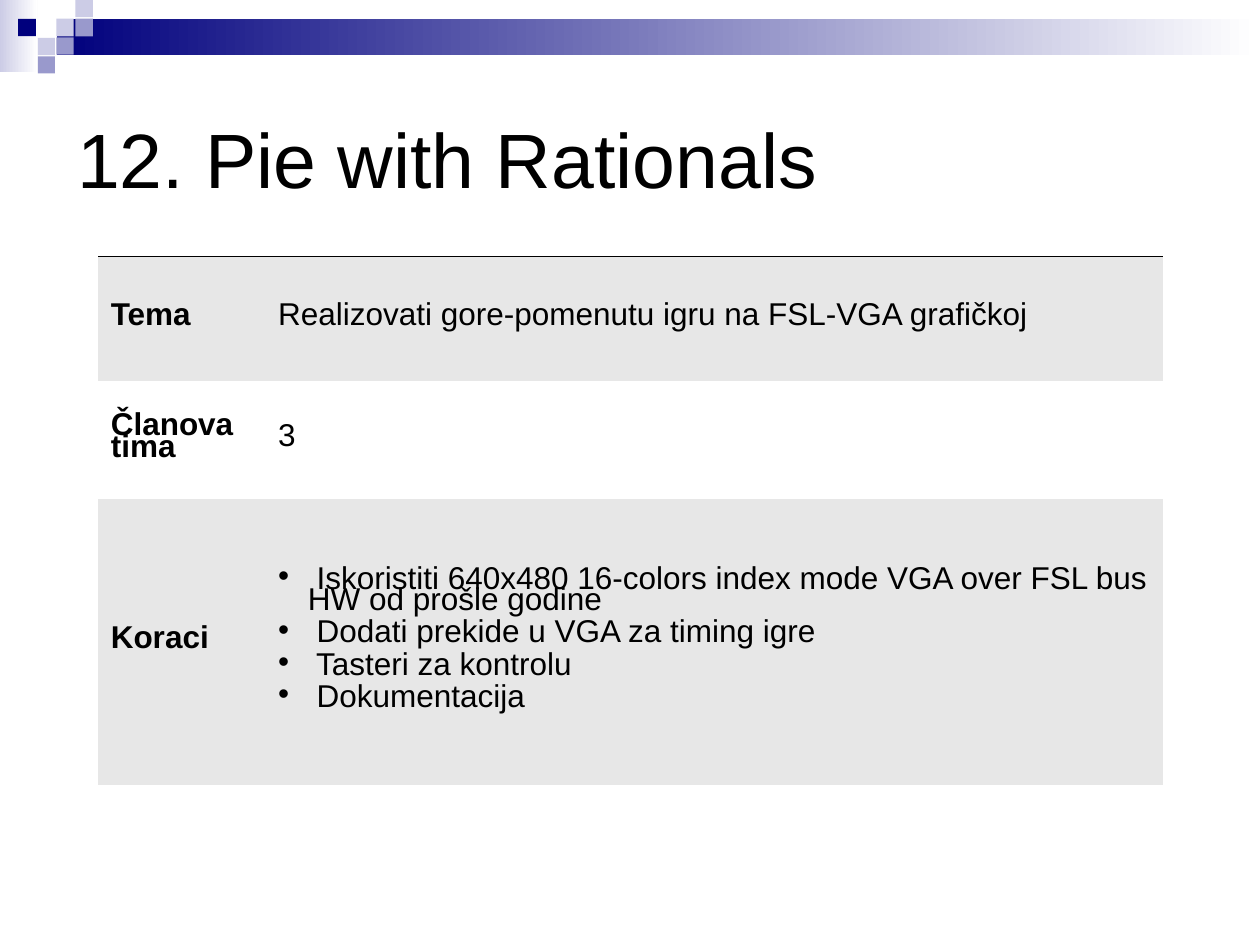
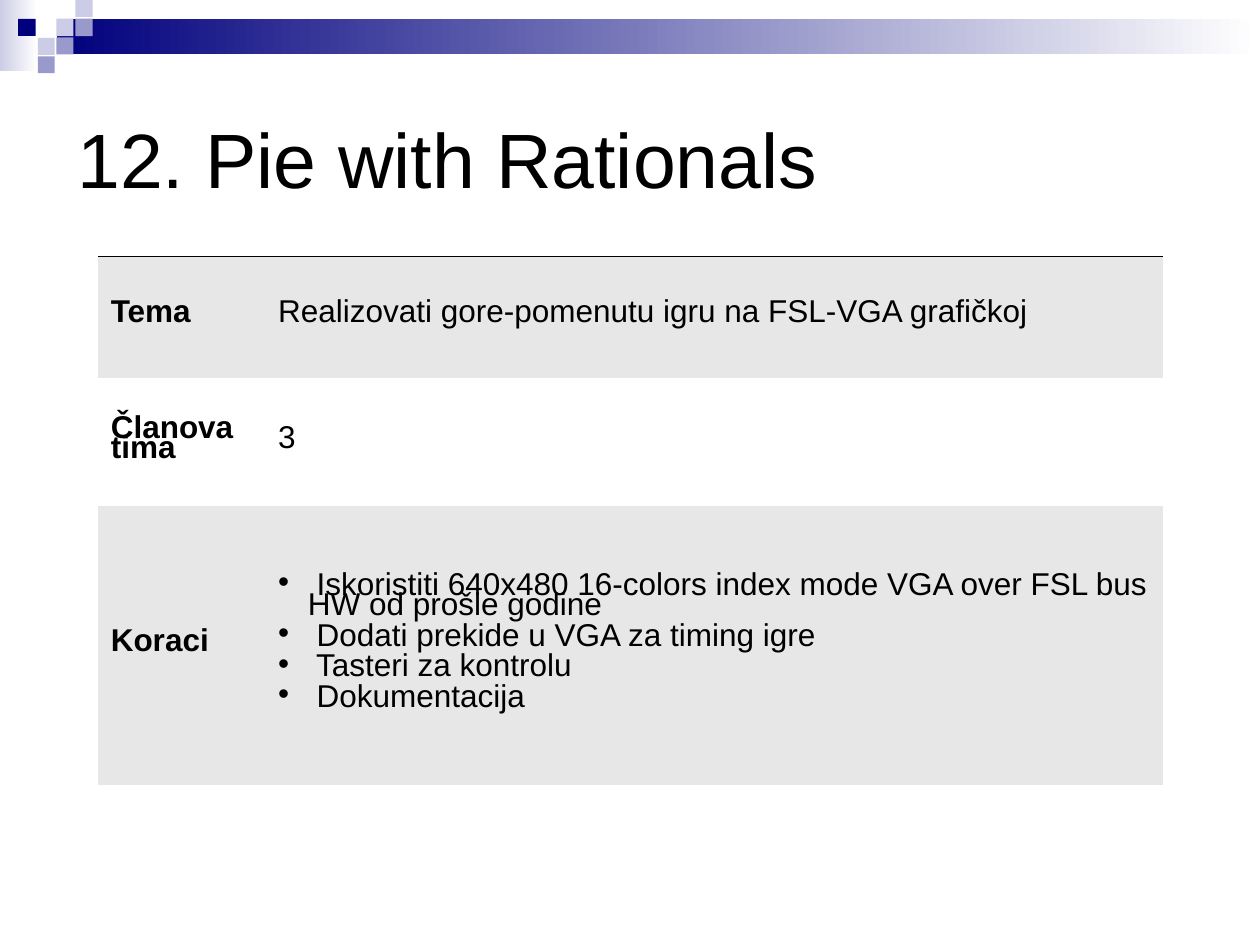
Before and after one commit to stefankoncarevic/projects_2018, a slide deck: slide 14 of LPRS2_projekti.ppt. Drawn at 1260x945 pixels with LibreOffice and Linux fonts; fonts in the diff are those of the drawing. Boxes give left, top, right and bottom in pixels: in the first picture for what was removed or moved away, otherwise in the second. Text is boxed around its words. In the diff, an @@ line names an element or a change of style, - is before the commit and + after.

```diff
--- a/LPRS2_projekti.ppt
+++ b/LPRS2_projekti.ppt
@@ table at (98, 256, 1163, 785) @@
@@ line spacing 0.61 to 0.57 @@
```
Also in this commit, not shown: 18 other slides changed, 1 slide added, 1 slide removed.
